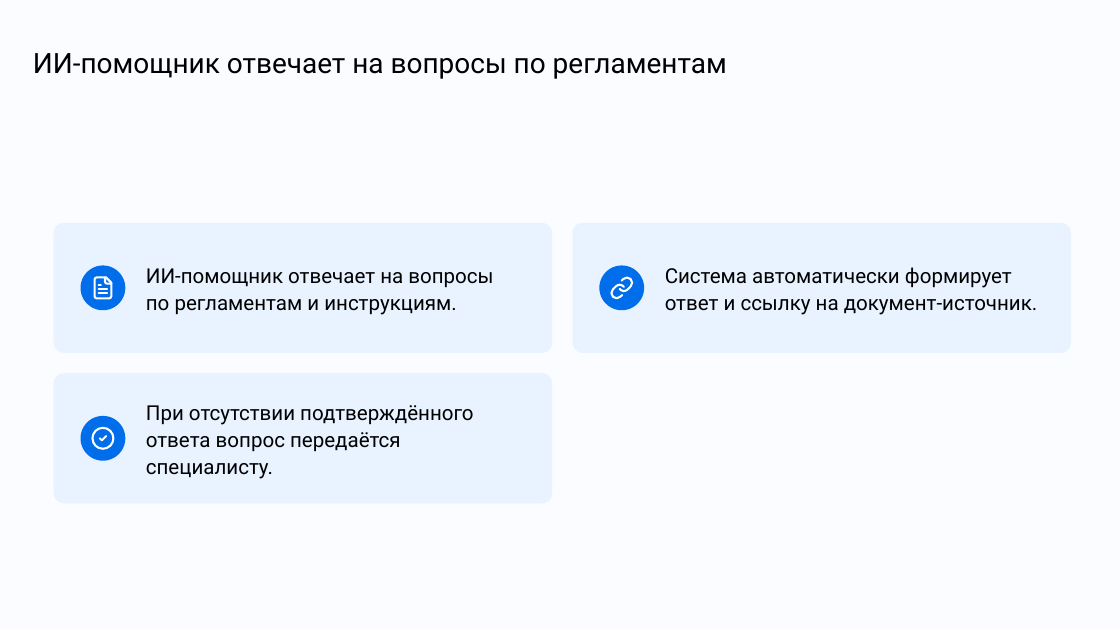
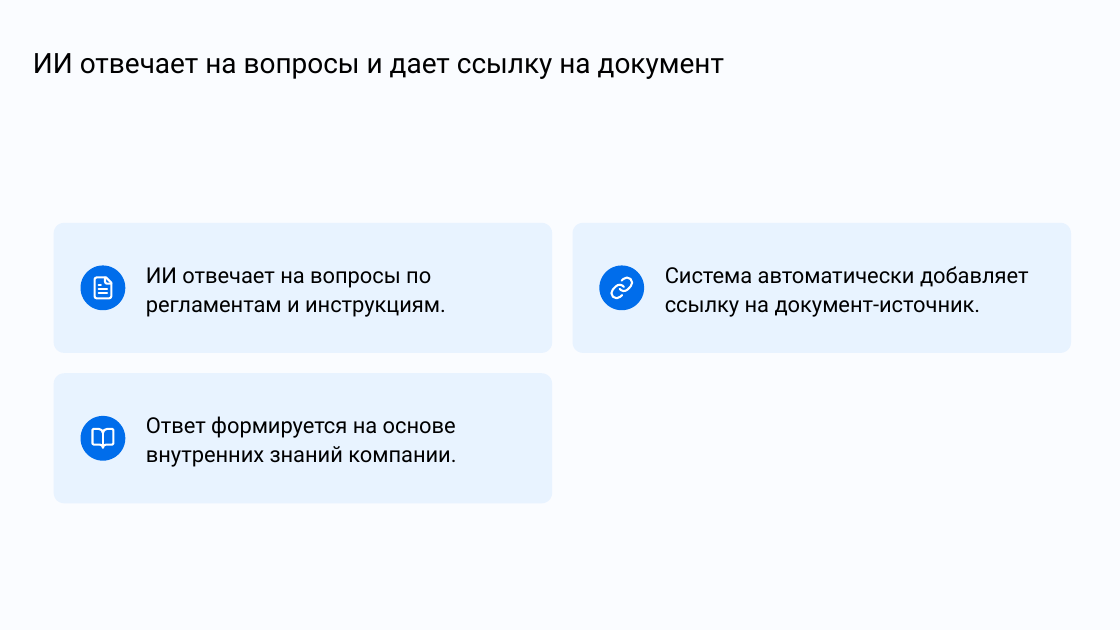
Before and after one commit to temurysega/lct_vk, a slide deck: slide 5 of deliverables/vk-tech-columns.pptx. Drawn at 1120x630 pixels with LibreOffice and Linux fonts; fonts in the diff are those of the drawing; background and template pictures are left out. Boxes give left, top, right and bottom in pixels: in the first picture for what was removed or moved away, otherwise in the second. Text is boxed around its words. In the diff, an @@ line names an element or a change of style, - is before the commit and + after.

```diff
--- a/deliverables/vk-tech-columns.pptx
+++ b/deliverables/vk-tech-columns.pptx
@@ title at (x1=33, y1=53, x2=724, y2=79): text changed @@
-ИИ-помощник отвечает на вопросы по регламентам
+ИИ отвечает на вопросы и дает ссылку на документ
@@ text at (x1=146, y1=267, x2=446, y2=317): text changed; size 13.2 to 14.1 pt @@
-ИИ-помощник отвечает на вопросы по регламентам и инструкциям.
+ИИ отвечает на вопросы по регламентам и инструкциям.
@@ text at (x1=665, y1=266, x2=1029, y2=317): text changed; size 13.2 to 14.1 pt @@
-Система автоматически формирует ответ и ссылку на документ-источник.
+Система автоматически добавляет ссылку на документ-источник.
@@ text at (x1=146, y1=416, x2=456, y2=467): text changed; size 13.2 to 14.1 pt @@
-При отсутствии подтверждённого ответа вопрос передаётся специалисту.
+Ответ формируется на основе внутренних знаний компании.
@@ freeform shape at (x1=91, y1=426, x2=115, y2=450): outline redrawn @@
```
Also in this commit, not shown: 6 other slides changed, 5 slides added, 5 slides removed, 39 other files.
